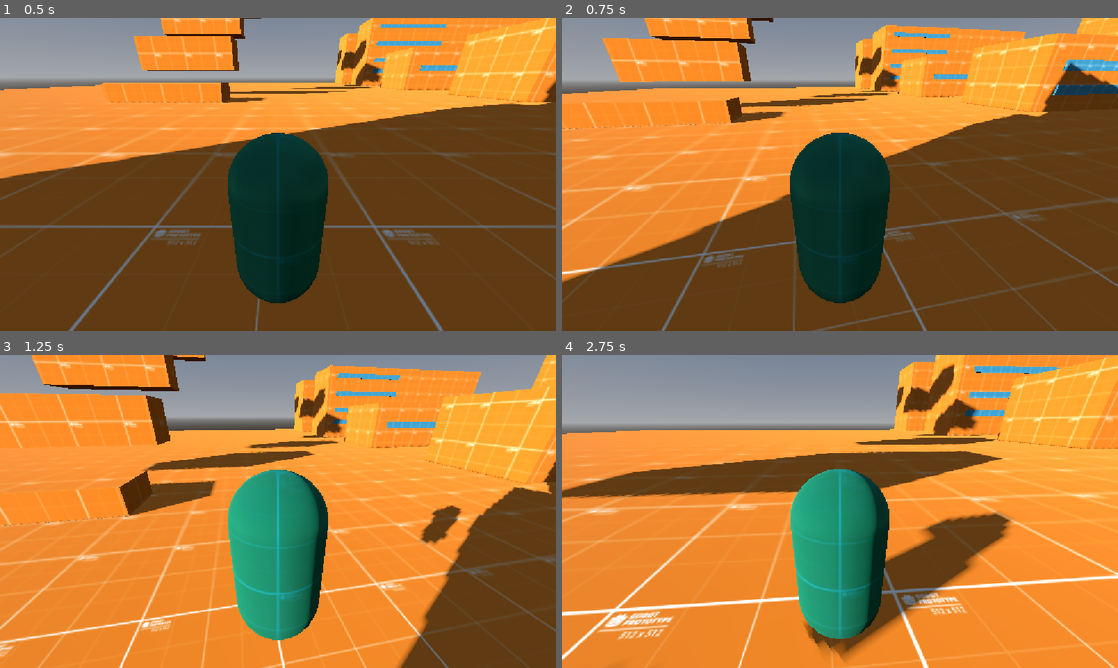
Above: before the commit, frames 1-4 (two rows, left to right).
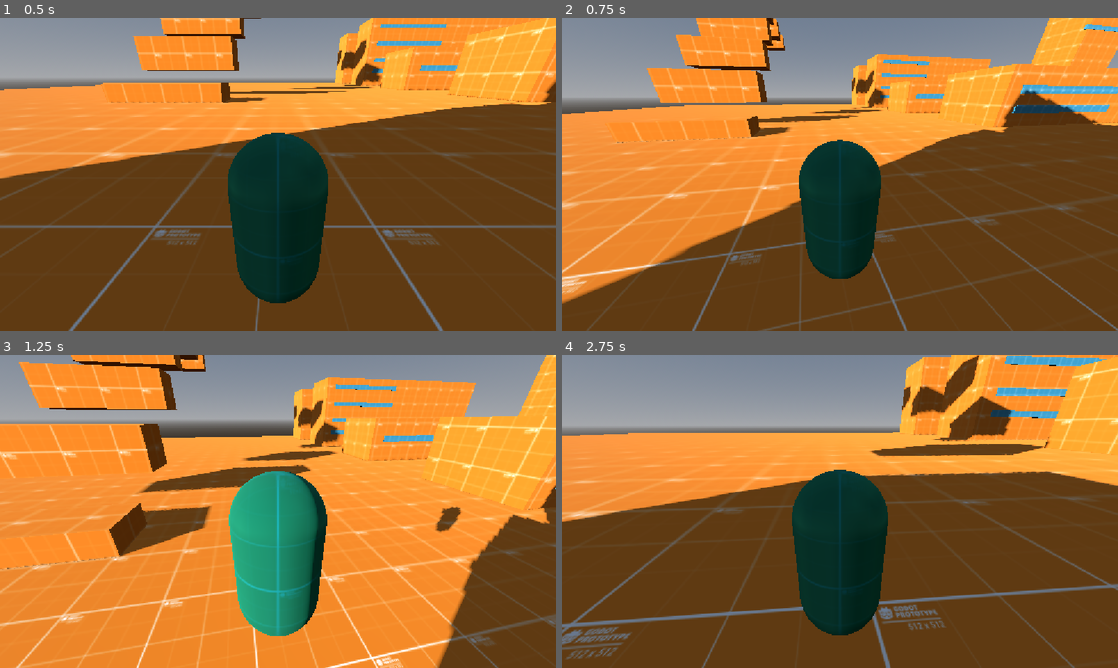
Above: after the commit, the same moments.

Repository: MauroMelender/ProtoProyectGensaku
Game: Godot game, scene res://Test Folder 0.1/escena_testeo.tscn
Same seed, same stepped clock (60 frames per second), same inputs: the game is played once before the commit and once after it.
Inputs (mouse positions are in pixels of both pictures, inside the frame that each line leads up to):
- Up to frame 1 (0.5 s): no input
- Up to frame 2 (0.75 s): tap Enter (ui_accept) at 0.5 s; move the mouse to (867, 174) at 0.52 s; hold W (ui_up) from 0.53 s (still down); tap Q (dash) at 0.6 s
- Up to frame 3 (1.25 s): keep holding W (ui_up); tap Enter (ui_accept) at 0.77 s
- Up to frame 4 (2.75 s): keep holding W (ui_up); move the mouse to (812, 511) at 1.27 s; tap Q (dash) at 1.35, 2.1 s; tap Enter (ui_accept) at 1.52 s; move the mouse to (851, 505) at 2.02 s

Frame 1 is identical in both runs. In frame 2, 30% of the frame differs, in the area x 0-100%, y 0-100%; in frame 3, 28%; in frame 4, 69%.

Commit message:
Pequeño fix de ubicacion

Diff:
--- a/Test Folder 0.1/Player/player.gd
+++ b/Test Folder 0.1/Player/player.gd
@@ -42,7 +42,7 @@
 @onready var dash_ability: Dash = $Habilidades/Dash
 @onready var ledge_ability: Ledge = $Habilidades/Ledge
 @onready var wall_run_ability: WallRun = $Habilidades/WallRun
-@onready var camera_controller: CameraController = $Habilidades/CameraController
+@onready var camera_controller: CameraController = $CameraPivot/CameraController
 
 func _ready() -> void:
 	Input.mouse_mode = Input.MOUSE_MODE_CAPTURED
--- a/Test Folder 0.1/Player/player.tscn
+++ b/Test Folder 0.1/Player/player.tscn
@@ -25,8 +25,6 @@
 
 [node name="Player" type="CharacterBody3D" unique_id=1106884710]
 script = ExtResource("1_m5nko")
-SPEED = 5.0
-JUMP_VELOCITY = 4.5
 
 [node name="MeshInstance3D" type="MeshInstance3D" parent="." unique_id=1716947832]
 transform = Transform3D(0.5, 0, 0, 0, 0.5, 0, 0, 0, 0.5, 0, 0.44773865, 0)
